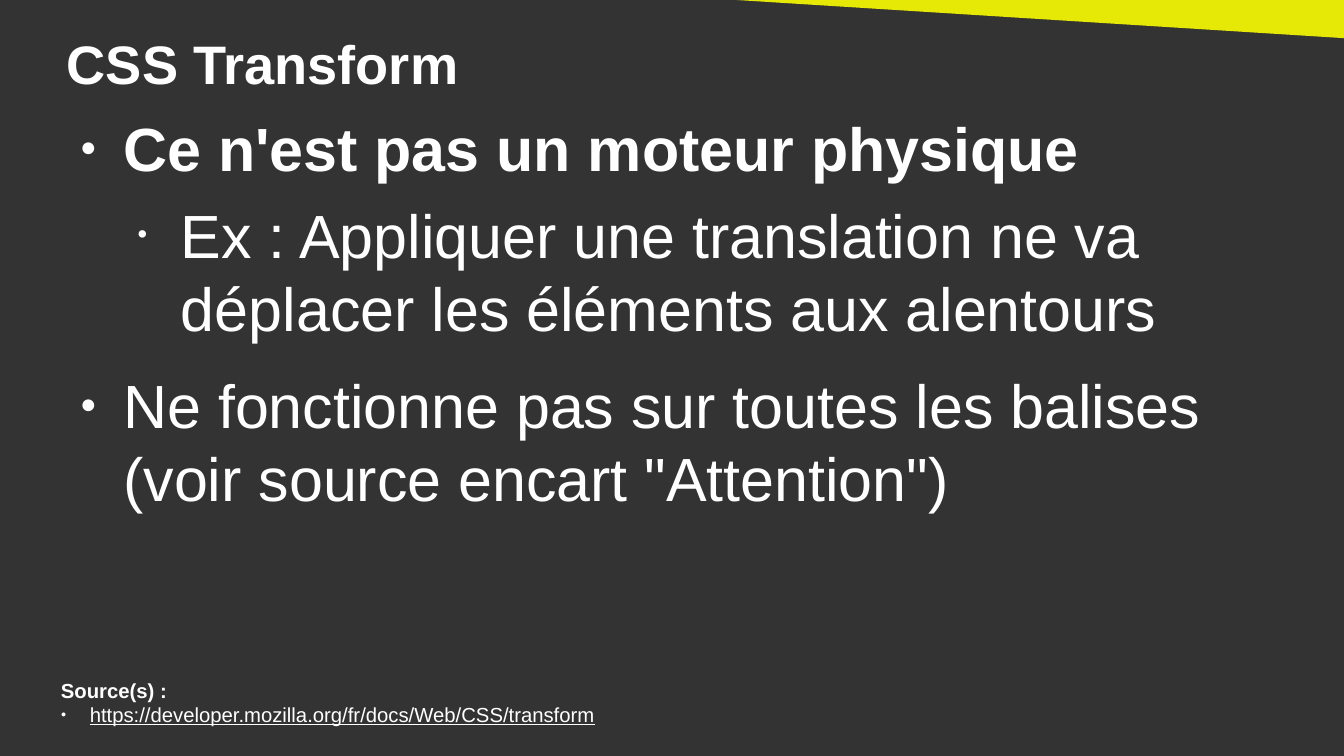
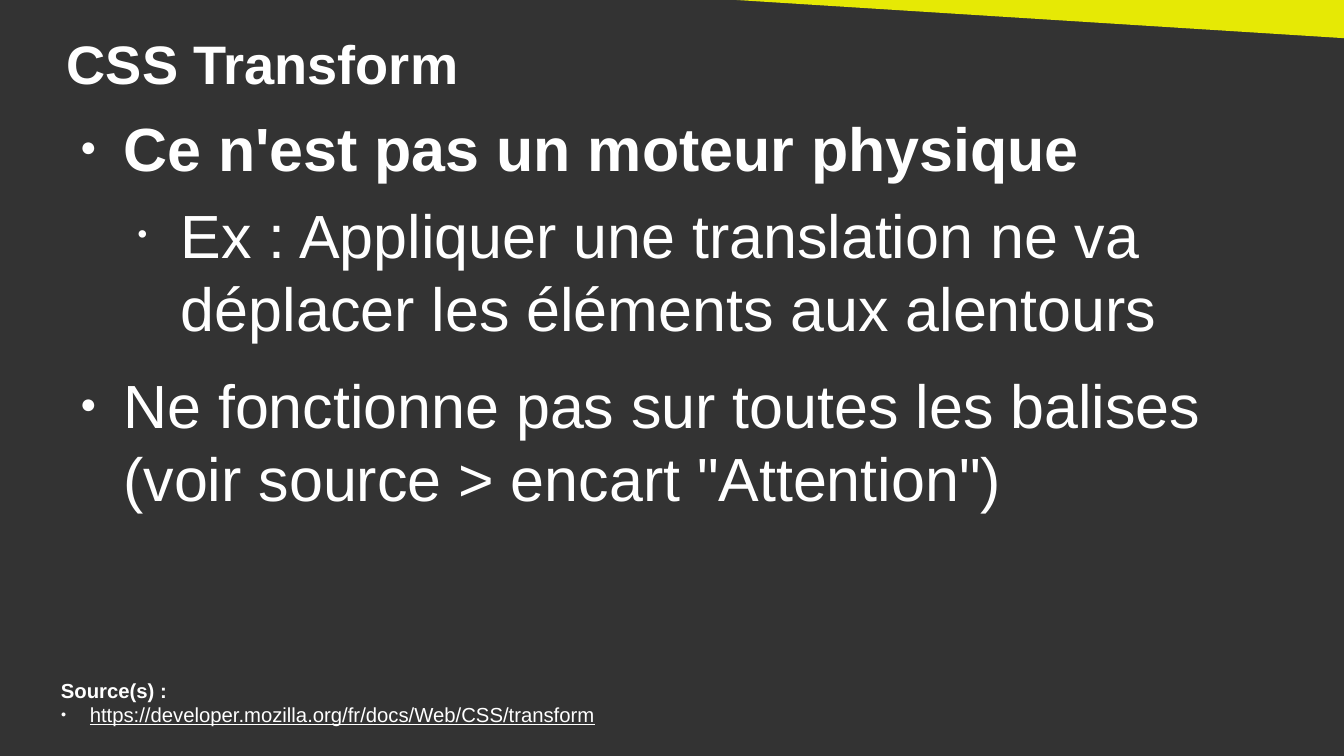
Before and after one commit to DanYellow/cours, a slide deck: slide 4 of integration-web-s2/travaux-pratiques/numero-3/presentation.odp. Drawn at 1344x756 pixels with LibreOffice and Linux fonts; fonts in the diff are those of the drawing. Boxes give left, top, right and bottom in pixels: in the first picture for what was removed or moved away, otherwise in the second. Text is boxed around its words. In the diff, an @@ line names an element or a change of style, - is before the commit and + after.

```diff
--- a/integration-web-s2/travaux-pratiques/numero-3/presentation.odp
+++ b/integration-web-s2/travaux-pratiques/numero-3/presentation.odp
@@ text at (x1=123, y1=384, x2=1200, y2=513): text changed @@
-● Ne fonctionne pas sur toutes les balises (voir source encart "Attention")
+● Ne fonctionne pas sur toutes les balises (voir source > encart "Attention")
```
Also in this commit, not shown: 3 other slides changed, 26 other files.
